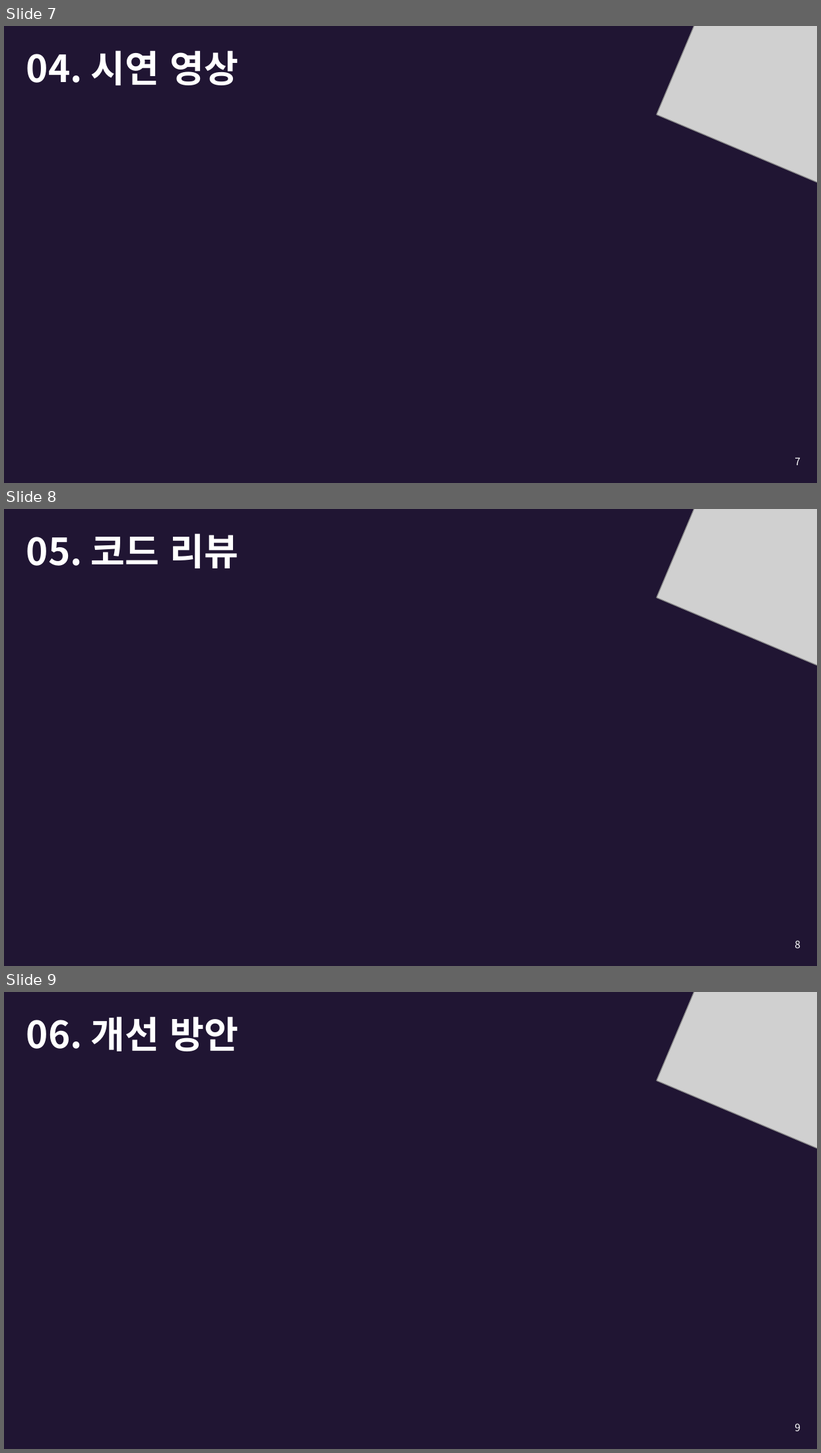
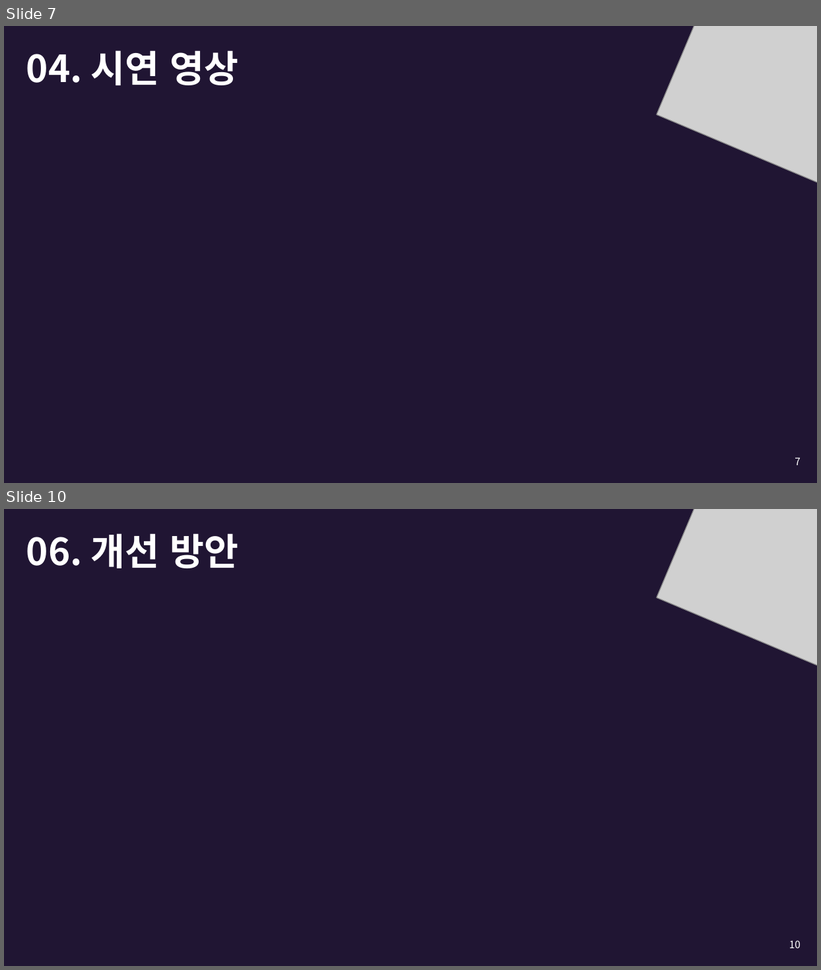
Before and after one commit to wooooooooooooooosung/SSU, a slide deck: doc/입어바라.pptx. Shown one above the other, each under a label of ours: slides 7, 8 and 9 before the commit, slides 7 and 10 after it; the slides between them are not shown. The pictures are 821x1453 and 821x970 pixels, drawn with LibreOffice and Linux fonts; fonts in the diff are those of the drawing; grey boxes stand for pictures. Boxes give left, top, right and bottom in pixels: in the first picture for what was removed or moved away, otherwise in the second. Text is boxed around its words. In the diff, an @@ line names an element or a change of style, - is before the commit and + after.

```diff
--- a/doc/입어바라.pptx
+++ b/doc/입어바라.pptx
@@ slide 8 removed at <box>4,509,817,966</box>, background #201533 @@
@@ picture removed at <box>657,509,817,675</box> @@
@@ title removed at <box>26,533,238,568</box> @@
-05. 코드 리뷰
@@ page number removed at <box>795,941,801,949</box> @@
-8
@@ what was slide 9 is now slide 10 @@
@@ page number at <box>789,941,801,949</box>: text changed @@
-9
+10
```
Also in this commit, not shown: 3 slides changed, 2 slides added.
